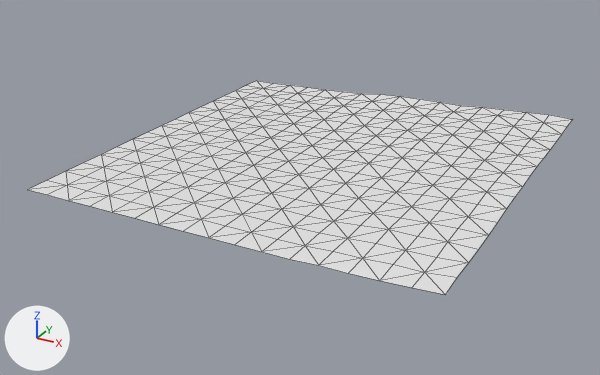
Renders of the OBJ model assets/maps/chunks/terrain_lod1_-6_2.obj from each side of a commit.
The view is the same before and after, from a camera (50 mm lens) standing at (-590.9, -540.7, 87.4) and looking at (-708.1, -327.6, -19.2). Lighting does not change. The marker at lower left points along +X, +Y and +Z. The picture after the commit comes second. Mesh edges are drawn as thin lines. Where no turn or scale is listed for an object, it has been applied to the vertices.

The older version as bpy lines, for what is in view:
```python
me_terrain_lod1__6_2 = bpy.data.meshes.new('terrain_lod1_-6_2')
me_terrain_lod1__6_2.from_pydata(...)  # 289 vertices, 512 faces; spans x -768.0..-640.0, y -384.0..-256.0, z -10.8..-6.2
ob_terrain_lod1__6_2 = bpy.data.objects.new('terrain_lod1_-6_2', me_terrain_lod1__6_2)
ob_terrain_lod1__6_2.location = (0.0, 0.0, 0.0)
```
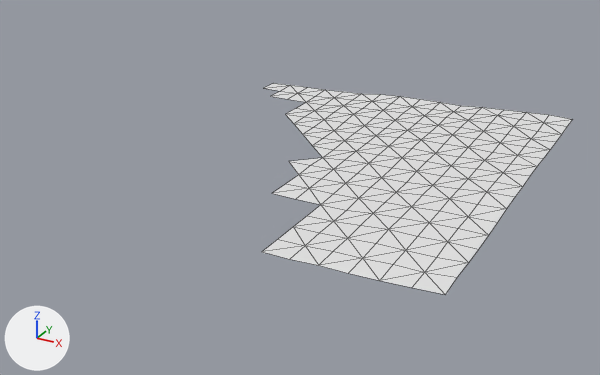
Pixel boxes (x1, y1, x2, y2) of what changed, in the pictures (600 x 375 px):
'terrain_lod1_-6_2', reshaped (43% narrower)
    before: (27, 81, 572, 295)
    after: (262, 83, 572, 295)
part 1 of me_terrain_lod1__6_2, deleted
    before: (27, 81, 323, 252)

What changed in the scene script:
```text
Change me_terrain_lod1__6_2:
    used by ob_terrain_lod1__6_2; location = (0.0, 0.0, 0.0)
    remove me_terrain_lod1__6_2.from_pydata(...)  # 289 vertices, 512 faces; spans x -768.0..-640.0, y -384.0..-256.0, z -10.8..-6.2
    add me_terrain_lod1__6_2.from_pydata(...)  # 180 vertices, 300 faces; spans x -760.0..-640.0, y -384.0..-256.0, z -10.8..-6.2
    me_terrain_lod1__6_2 part 1
    109 vertices are removed from x -768.0..-696.0, y -384.0..-256.0, z -10.8
    212 faces are deleted
```
